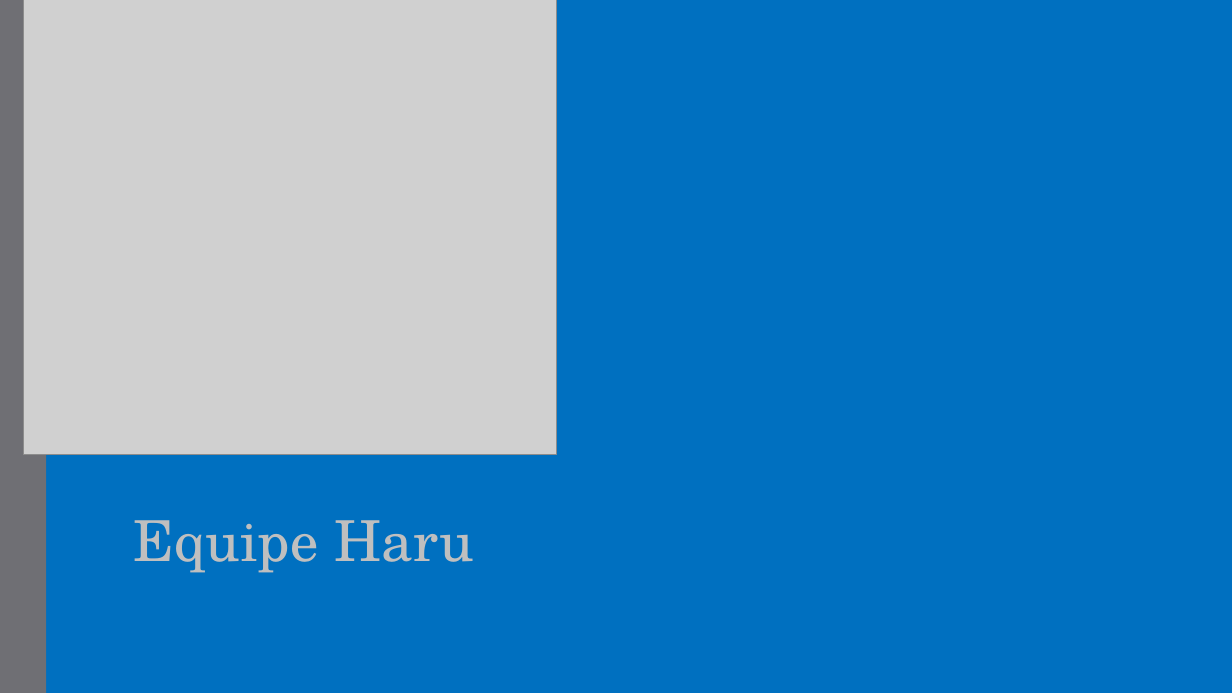
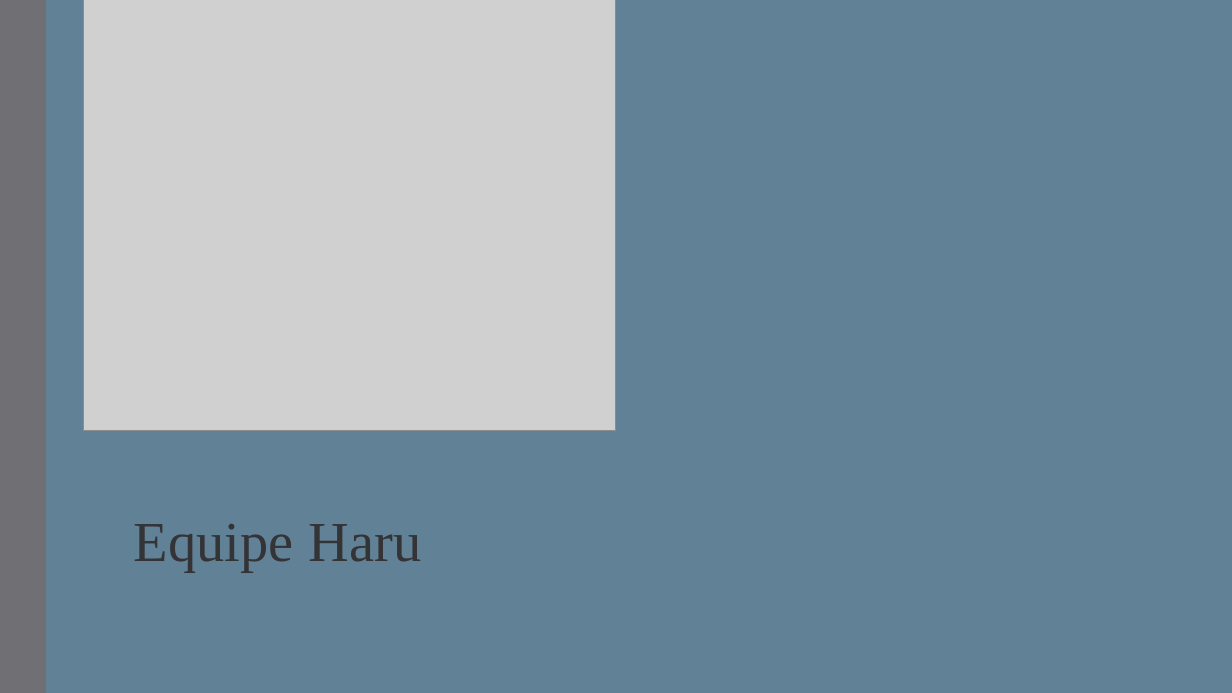
Before and after one commit to GustavoCavalheiro1/haru-startup, a slide deck: slide 1 of HARU.pptx. Drawn at 1232x693 pixels with LibreOffice and Linux fonts; fonts in the diff are those of the drawing; grey boxes stand for pictures. Boxes give left, top, right and bottom in pixels: in the first picture for what was removed or moved away, otherwise in the second. Text is boxed around its words. In the diff, an @@ line names an element or a change of style, - is before the commit and + after.

```diff
--- a/HARU.pptx
+++ b/HARU.pptx
@@ background #0070C0 to #618197 @@
@@ picture: place and size @@
-picture at (24, 0, 556, 455)
+picture at (83, 0, 616, 431)
@@ subtitle "Equipe Haru" at (134, 524, 421, 573): font TeX Gyre Schola to Times New Roman, text colour #BFBFBF to #353537 @@
```
Also in this commit, not shown: 6 other slides changed, 3 slides added, 4 slides removed.
